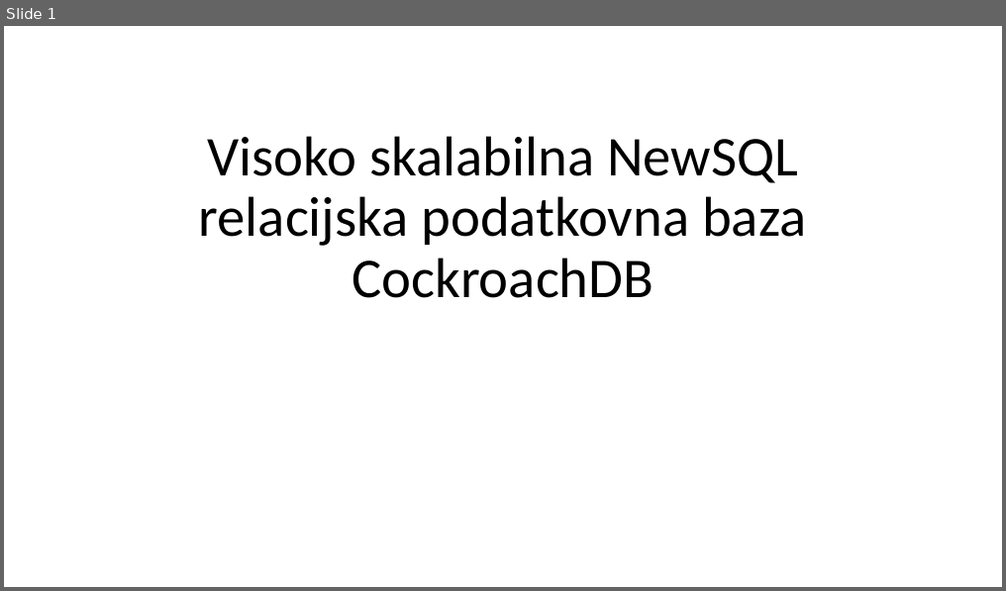
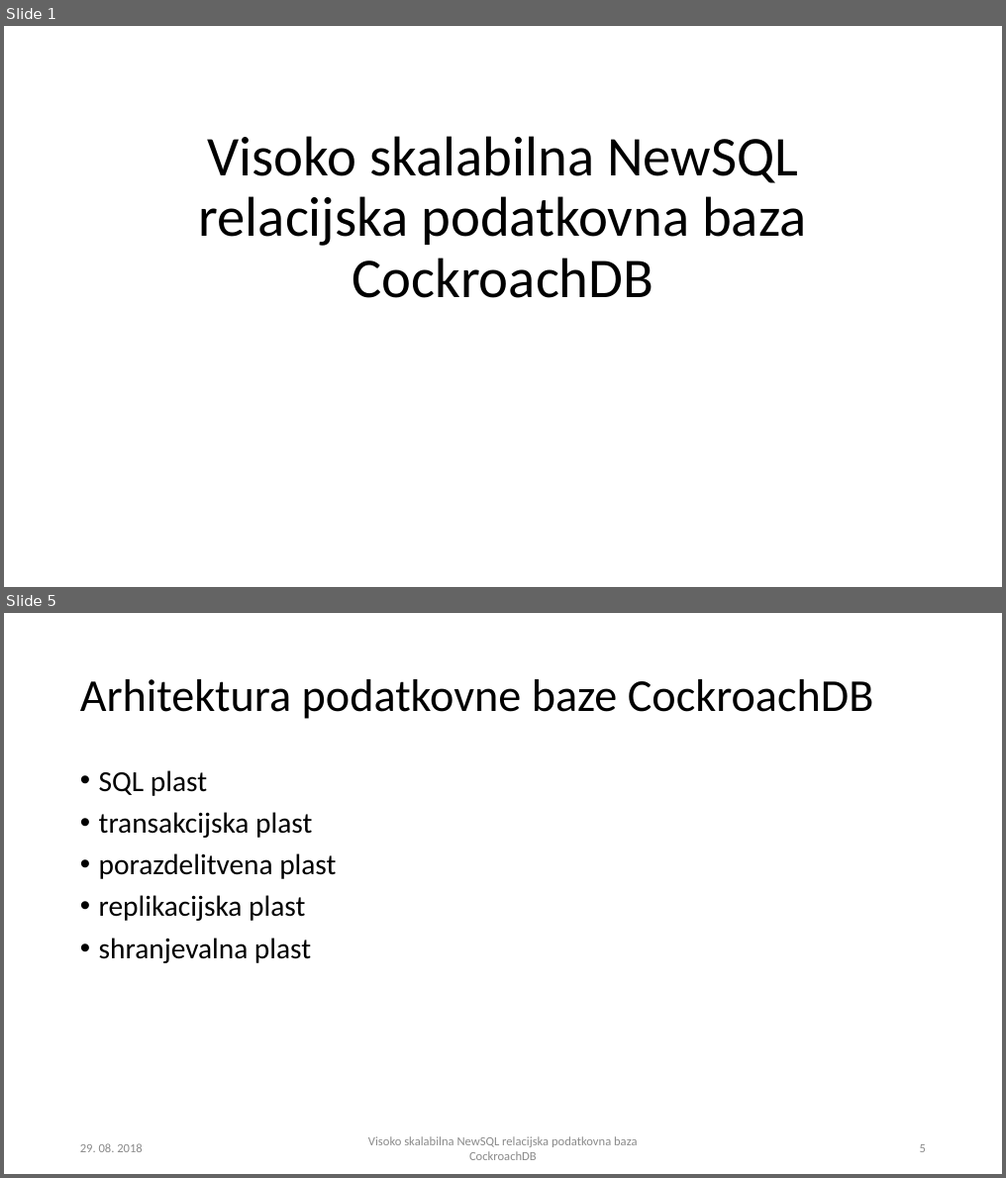
Before and after one commit to arruw/diploma-latex, a slide deck: resources/presentation.pptx. Shown one above the other, each under a label of ours: slide 1 before the commit, slides 1 and 5 after it; the slides between them are not shown. The pictures are 1006x591 and 1006x1178 pixels, drawn with LibreOffice and Linux fonts; fonts in the diff are those of the drawing. Boxes give left, top, right and bottom in pixels: in the first picture for what was removed or moved away, otherwise in the second. Text is boxed around its words. In the diff, an @@ line names an element or a change of style, - is before the commit and + after.

```diff
--- a/resources/presentation.pptx
+++ b/resources/presentation.pptx
@@ slide 5 added at (4,613,1002,1174), background #FFFFFF @@
@@ title added at (80,679,874,719), 44 pt, text #000000 @@
+Arhitektura podatkovne baze CockroachDB
@@ text added at (99,770,336,963), 28 pt, text #000000 @@
+• SQL plast
+• transakcijska plast
+• porazdelitvena plast
+• replikacijska plast
+• shranjevalna plast
@@ text added at (80,1144,143,1153), 12 pt, text #8C8C8C @@
+29. 08. 2018
@@ text added at (368,1137,637,1160), 12 pt, text #8C8C8C @@
+Visoko skalabilna NewSQL relacijska podatkovna baza CockroachDB
@@ page number added at (920,1145,926,1153), 12 pt, text #8C8C8C @@
+5
```
Also in this commit, not shown: 10 slides changed.
